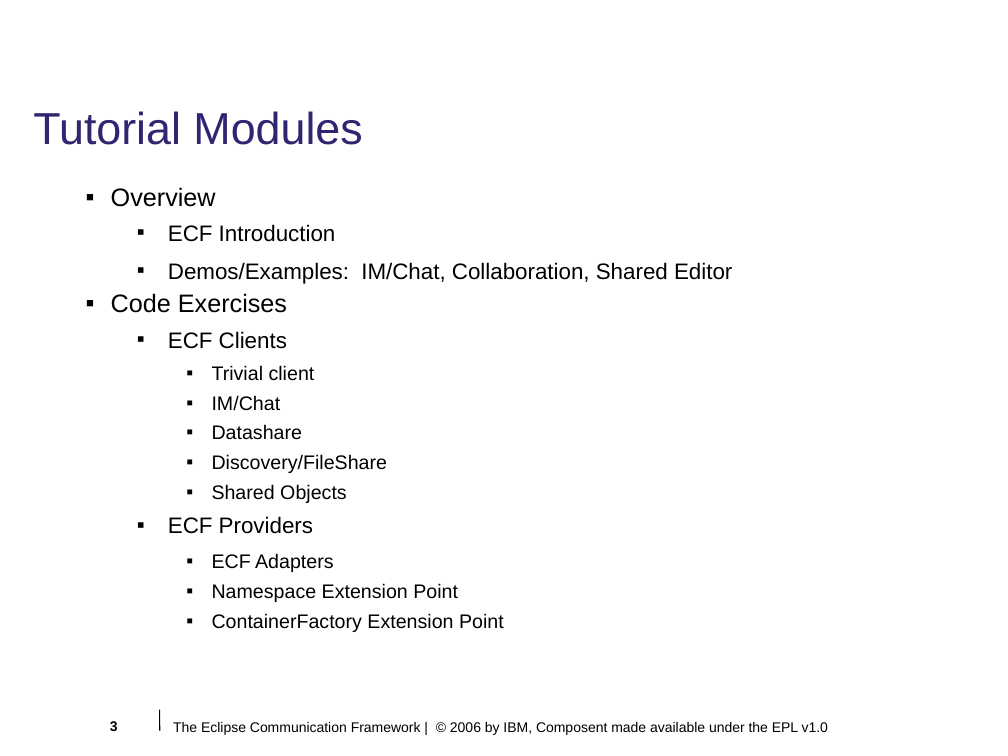
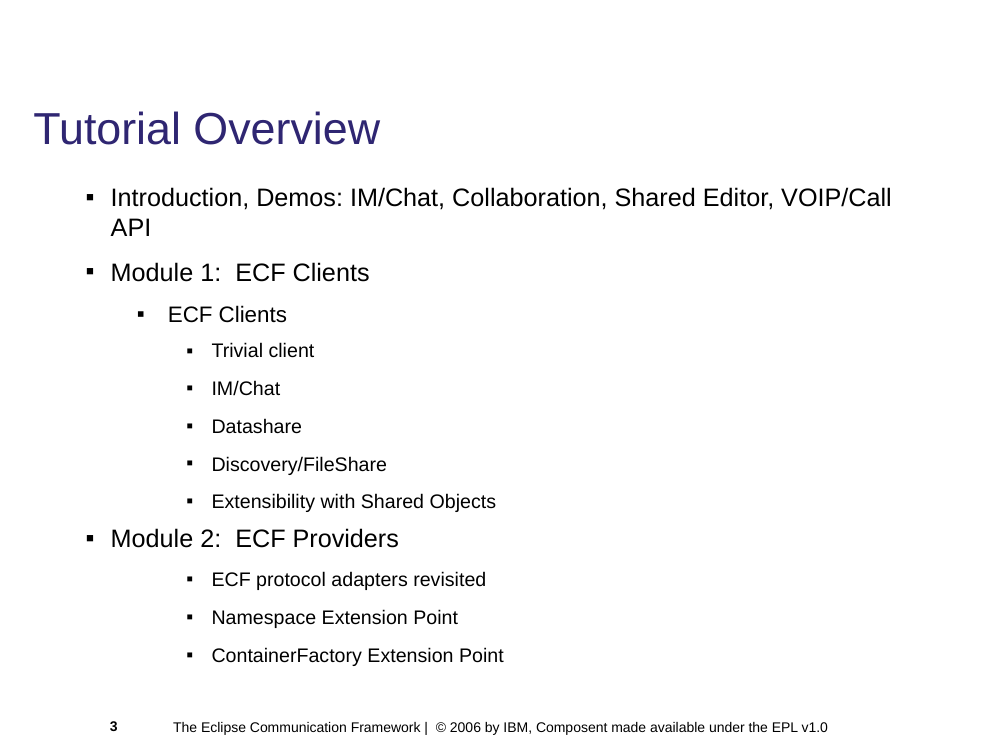
Before and after one commit to eclipse/ecf, a slide deck: slide 3 of doc/tutorials/EclipseCON 2006/module1.odp. Drawn at 1008x756 pixels with LibreOffice and Linux fonts; fonts in the diff are those of the drawing; background and template pictures are left out. Boxes give left, top, right and bottom in pixels: in the first picture for what was removed or moved away, otherwise in the second. Text is boxed around its words. In the diff, an @@ line names an element or a change of style, - is before the commit and + after.

Commit message:
New version of module 1

```diff
--- a/doc/tutorials/EclipseCON 2006/module1.odp
+++ b/doc/tutorials/EclipseCON 2006/module1.odp
@@ title at (33, 111, 380, 145): text changed @@
-Tutorial Modules
+Tutorial Overview
@@ text at (111, 187, 892, 282): text changed; size 16 to 18 pt @@
-▪ Overview
-  ▪ ECF Introduction
-  ▪ Demos/Examples: IM/Chat, Collaboration, Shared Editor
-▪ Code Exercises
+▪ Introduction, Demos: IM/Chat, Collaboration, Shared Editor, VOIP/Call API
+▪ Module 1: ECF Clients
@@ text at (168, 305, 504, 666): more space between paragraphs @@
@@ text at (111, 493, 497, 590): text changed @@
-    ▪ Shared Objects
-  ▪ ECF Providers
-    ▪ ECF Adapters
+    ▪ Extensibility with Shared Objects
+▪ Module 2: ECF Providers
+    ▪ ECF protocol adapters revisited
@@ line removed from (159, 710) to (160, 731) @@
```
Also in this commit, not shown: 19 other slides changed, 3 slides added, 1 other file.
